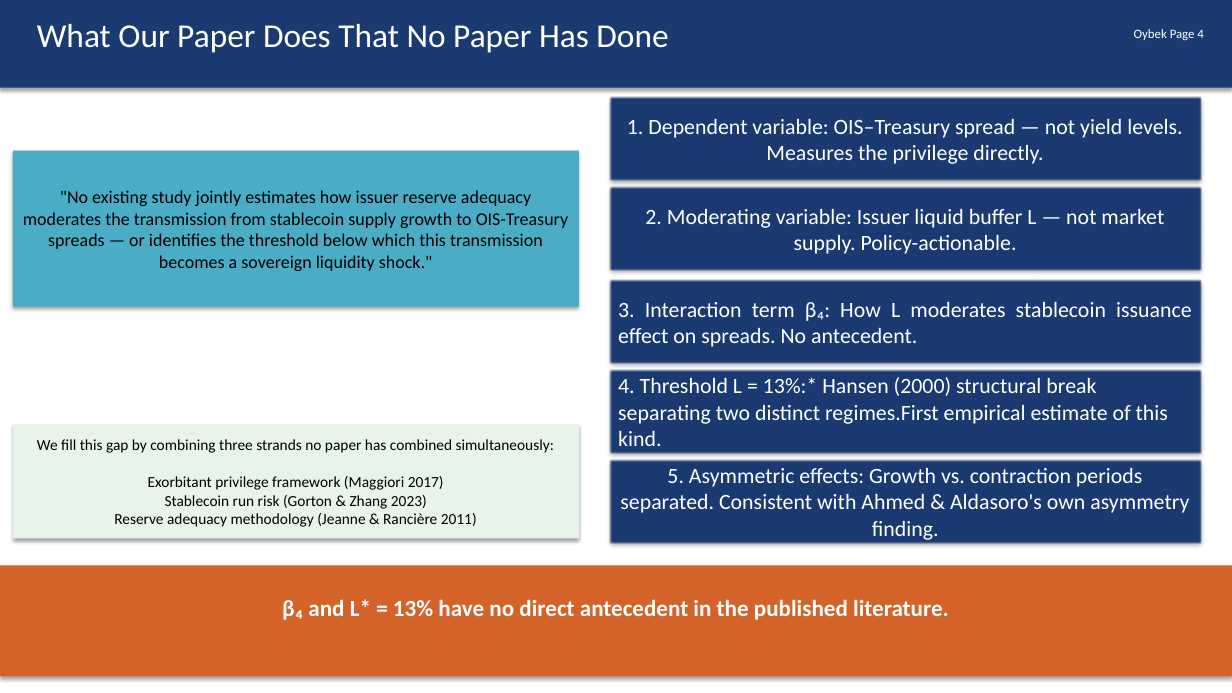
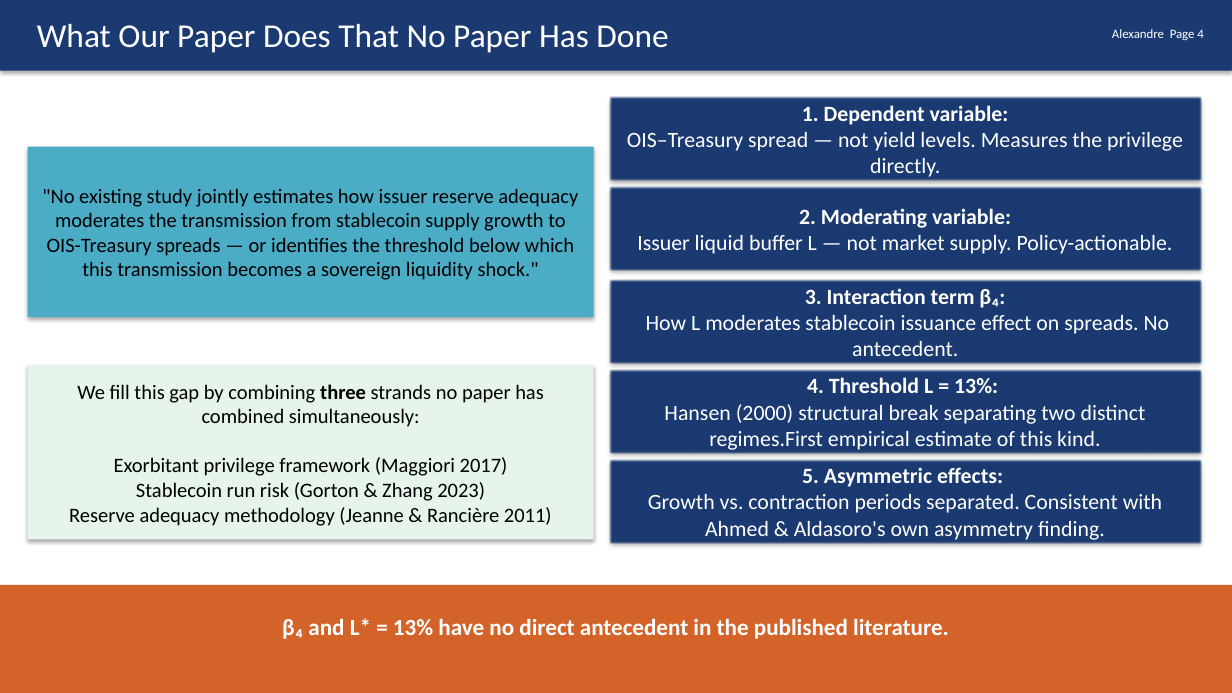
Before and after one commit to kimmireu0921/Stablecoins-and-the-Exorbitant-Privilege, a slide deck: slide 4 of presentations/0519_Stablecoin_Exorbitant_Privilege.pptx. Drawn at 1232x693 pixels with LibreOffice and Linux fonts; fonts in the diff are those of the drawing. Boxes give left, top, right and bottom in pixels: in the first picture for what was removed or moved away, otherwise in the second. Text is boxed around its words. In the diff, an @@ line names an element or a change of style, - is before the commit and + after.

```diff
--- a/presentations/0519_Stablecoin_Exorbitant_Privilege.pptx
+++ b/presentations/0519_Stablecoin_Exorbitant_Privilege.pptx
@@ rectangle: place and size @@
-rectangle at (0, 0, 1232, 88)
+rectangle at (0, 0, 1232, 71)
@@ text at (1112, 29, 1203, 40): text changed @@
-Oybek Page 4
+Alexandre Page 4
@@ rectangle "1. Dependent variable: OIS–Treasury spread ..." at (609, 97, 1202, 181): bold on in "1. Dependent variable:" @@
@@ rectangle ""No existing study jointly estimates ...": place and size @@
-rectangle ""No existing study jointly estimates ..." at (13, 151, 579, 307)
+rectangle ""No existing study jointly estimates ..." at (28, 147, 593, 317)
@@ rectangle ""No existing study jointly estimates ..." at (28, 147, 593, 317): size 14 to 16 pt @@
@@ rectangle "2. Moderating variable: Issuer liquid ..." at (609, 187, 1202, 271): bold on in "2. Moderating variable:" @@
@@ rectangle "3. Interaction term β₄: How ..." at (609, 280, 1202, 364): bold on in "3. Interaction term β₄:"; alignment justified to centre @@
@@ rectangle "We fill this gap by ...": place and size @@
-rectangle "We fill this gap by ..." at (13, 424, 579, 538)
+rectangle "We fill this gap by ..." at (28, 366, 593, 540)
@@ rectangle "We fill this gap by ..." at (28, 366, 593, 540): size 12 to 16 pt; bold on in "three" @@
@@ text in rectangle at (664, 377, 1146, 450): text changed @@
-4. Threshold L = 13%:* Hansen (2000) structural break separating two distinct regimes.First empirical estimate of this kind.
+4. Threshold L = 13%:
+Hansen (2000) structural break separating two distinct regimes.First empirical estimate of this kind.
@@ text in rectangle at (648, 467, 1162, 540): text changed @@
-5. Asymmetric effects: Growth vs. contraction periods separated. Consistent with Ahmed & Aldasoro's own asymmetry finding.
+5. Asymmetric effects:
+Growth vs. contraction periods separated. Consistent with Ahmed & Aldasoro's own asymmetry finding.
@@ rectangle "β₄ and L* = 13% ...": place and size @@
-rectangle "β₄ and L* = 13% ..." at (0, 566, 1232, 677)
+rectangle "β₄ and L* = 13% ..." at (0, 585, 1232, 693)
```
Also in this commit, not shown: 8 other slides changed, 2 other files.
